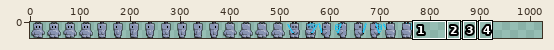
A sprite sheet gets an edit: static/graphics/newrobo.png. The first picture is a wide view before the edit; the outline marks the close-up.
Close-up. As it was:
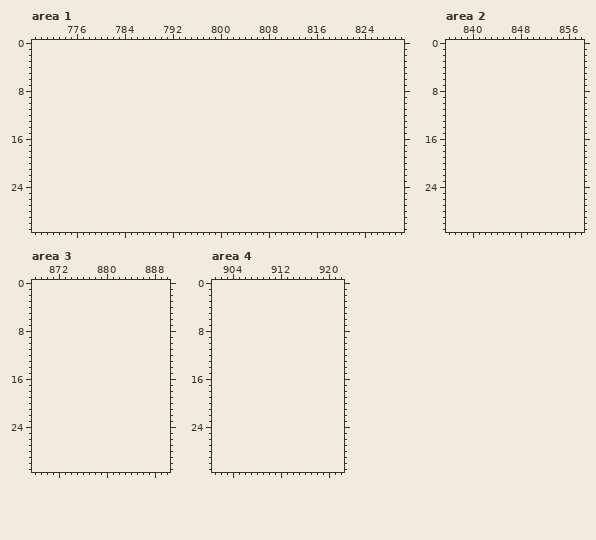
The file is 768x32 pixels. Colours within 5 levels of each other are drawn and written as one. Shown: area 1: x 769..830, y 0..31; area 2: x 836..858, y 0..31; area 3: x 868..890, y 0..31; area 4: x 901..922, y 0..31. The old version is drawn lined up with the new one, on the new canvas. The commit also changed other parts of the picture, which this record leaves out.
Palette (. is transparent): 
The result:
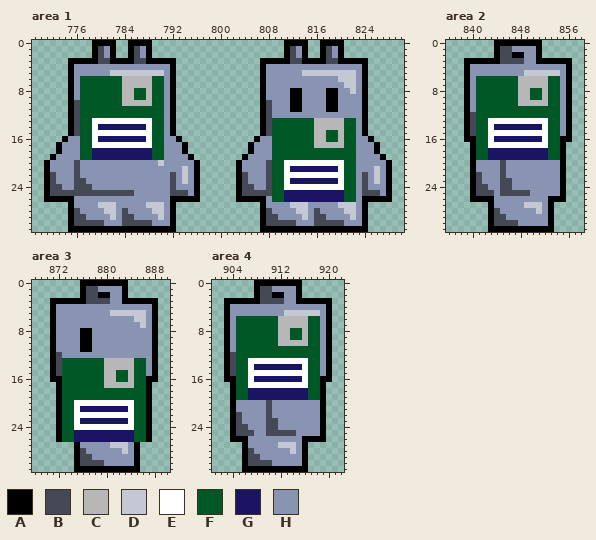
Colours new in this view: A #000000  B #454955  C #b7b7b7  D #c4c8d4  E #ffffff  F #005826  G #1b1464  H #8993b2
The exact change:
canvas 768x32 -> 1024x32
Changed rows in their new state; - is an unchanged pixel.
Area 1:
first column x 771:
 0 --------AAAA--AAAA----------------------AAAA--AAAA--------
 1 --------ABHA--ABHA----------------------ABHA--ABHA--------
 2 --------ABHA--ABHA----------------------ABHA--ABHA--------
 3 ----AAAAABBAAAABBAAAAA--------------AAAAABBAAAABBAAAAA----
 4 ----AHHHHHHHHHHHHHHHHA--------------AHHHHHHHHHHHHHHHHA----
 5 ----AHHHHHHDDDDDDDDDHA--------------AHHHHHHDDDDDDDDDHA----
 6 ----AHFFFFFFFCCCCCFFHA--------------AHHHHHHHHHHHHDDDHA----
 7 ----AHFFFFFFFCCCCCFFHA--------------AHHHHHHHHHHHHHDDHA----
 8 ----AHFFFFFFFCCFFCFFHA--------------AHHHHAAHHHHAAHHDHA----
 9 ----AHFFFFFFFCCFFCFFHA--------------AHHHHAAHHHHAAHHHHA----
10 ----ABFFFFFFFCCCCCFFHA--------------ABHHHAAHHHHAAHHHHA----
11 ----ABFFFFFFFFFFFFFFHA--------------ABHHHAAHHHHAAHHHHA----
12 ----ABFFFFFFFFFFFFFFHA--------------ABHHHHHHHHHHHHHHHA----
13 ----ABFFEEEEEEEEEEFFHA--------------ABFFFFFFFCCCCCFFHA----
14 ----ABFFEGGGGGGGGEFFHA--------------ABFFFFFFFCCCCCFFHA----
15 ----ABFFEEEEEEEEEEFFHA--------------ABFFFFFFFCCFFCFFHA----
16 ---AHHFFEGGGGGGGGEFFHHA------------AHHFFFFFFFCCFFCFFHHA---
17 --AHHHFFEEEEEEEEEEFFHHHA----------AHHHFFFFFFFCCCCCFFHHHA--
18 --AHHHFFGGGGGGGGGGFFHHHA----------AHHHFFFFFFFFFFFFFFHHHA--
19 -AHHHHFFGGGGGGGGGGFFHHHHA--------AHHHHFFFFFFFFFFFFFFHHHHA-
20 AHHHHBHHHHHHHHHHHHHDHHHHHA------AHHHHBFFEEEEEEEEEEFFHHHHHA
21 AHHHHBHHHHHHHHHHHHHHHHHDHA------AHHHHBFFEGGGGGGGGEFFHHHDHA
22 ABHHHBHHHHHHHHHHHHHHHBHDHA------ABHHHBFFEEEEEEEEEEFFHBHDHA
23 ABHHHBBHHHHHHHHHHHHHHBHDHA------ABHHHBFFEGGGGGGGGEFFHBHDHA
24 ABBHHBBBHHHHHHHHHHHHHBHHHA------ABBHHBFFEEEEEEEEEEFFHBHHHA
25 ABBBBBBBBBBBBBBHHHHHHBBBHA------ABBBBBFFGGGGGGGGGGFFHBBBHA
26 AAAAAHHHHHHHHHHHHHHHHAAAAA------AAAAAHFFGGGGGGGGGGFFHAAAAA
27 ----AHHHHDDDHHHHHDDDHA--------------AHHHHDDDHHHHHDDDHA----
28 ----ABHHHHDDHBHHHHDDHA--------------ABHHHHDDHBHHHHDDHA----
29 ----ABBHHHHDHBBHHHHDHA--------------ABBHHHHDHBBHHHHDHA----
30 ----ABBBBBHHHBBBBBHHHA--------------ABBBBBHHHBBBBBHHHA----
31 ----AAAAAAAAAAAAAAAAAA--------------AAAAAAAAAAAAAAAAAA----
Area 2:
first column x 839:
 0 -----AAAAAAAA-----
 1 -----ABBHHHHA-----
 2 -----ABBAAHHA-----
 3 AAAAAABBBBHHAAAAAA
 4 AHHHHHHHHHHHHHHHHA
 5 AHHHHHHHHHDDDDDDHA
 6 AHFFFFFFFCCCCCFFHA
 7 AHFFFFFFFCCCCCFFHA
 8 AHFFFFFFFCCFFCFFHA
 9 AHFFFFFFFCCFFCFFHA
10 AHFFFFFFFCCCCCFFHA
11 AHFFFFFFFFFFFFFFHA
12 ABFFFFFFFFFFFFFFHA
13 ABFFEEEEEEEEEEFFHA
14 ABFFEGGGGGGGGEFFHA
15 ABFFEEEEEEEEEEFFHA
16 AAFFEGGGGGGGGEFFAA
17 -AFFEEEEEEEEEEFFA-
18 -AFFGGGGGGGGGGFFA-
19 -AFFGGGGGGGGGGFFA-
20 -AHHHHBHHHHHHHHHA-
21 -AHHHHBHHHHHHHHHA-
22 -ABHHHBHHHHHHHHHA-
23 -ABHHHBBHHHHHHHHA-
24 -ABBHHBBHHHHHHHHA-
25 -ABBBHBBBBBHHHHHA-
26 -AAAAHHHHHHHHHAAA-
27 ----AHHHHHDDDHA---
28 ----ABHHHHHHDHA---
29 ----ABBHHHHHHHA---
30 ----ABBBBHHHHHA---
31 ----AAAAAAAAAAA---
Area 3:
first column x 871:
 0 -----AAAAAAAA-----
 1 -----ABBHHHHA-----
 2 -----ABBAAHHA-----
 3 AAAAAABBBBHHAAAAAA
 4 AHHHHHHHHHHHHHHHHA
 5 AHHHHHHHHHDDDDDDHA
 6 AHHHHHHHHHHHHHDDHA
 7 AHHHHHHHHHHHHHHDHA
 8 AHHHHAAHHHHHHHHHHA
 9 AHHHHAAHHHHHHHHHHA
10 AHHHHAAHHHHHHHHHHA
11 AHHHHAAHHHHHHHHHHA
12 ABHHHHHHHHHHHHHHHA
13 ABFFFFFFFCCCCCFFHA
14 ABFFFFFFFCCCCCFFHA
15 ABFFFFFFFCCFFCFFHA
16 AAFFFFFFFCCFFCFFAA
17 -AFFFFFFFCCCCCFFA-
18 -AFFFFFFFFFFFFFFA-
19 -AFFFFFFFFFFFFFFA-
20 -AFFEEEEEEEEEEFFA-
21 -AFFEGGGGGGGGEFFA-
22 -AFFEEEEEEEEEEFFA-
23 -AFFEGGGGGGGGEFFA-
24 -AFFEEEEEEEEEEFFA-
25 -AFFGGGGGGGGGGFFA-
26 -AFFGGGGGGGGGGFFA-
27 ----AHHHHHDDDHA---
28 ----ABHHHHHHDHA---
29 ----ABBHHHHHHHA---
30 ----ABBBBHHHHHA---
31 ----AAAAAAAAAAA---
Area 4:
first column x 903:
 0 -----AAAAAAAA-----
 1 -----ABBHHHHA-----
 2 -----ABBAAHHA-----
 3 AAAAAABBBBHHAAAAAA
 4 AHHHHHHHHHHHHHHHHA
 5 AHHHHHHHHHDDDDDDHA
 6 AHFFFFFFFCCCCCFFHA
 7 AHFFFFFFFCCCCCFFHA
 8 AHFFFFFFFCCFFCFFHA
 9 AHFFFFFFFCCFFCFFHA
10 AHFFFFFFFCCCCCFFHA
11 AHFFFFFFFFFFFFFFHA
12 ABFFFFFFFFFFFFFFHA
13 ABFFEEEEEEEEEEFFHA
14 ABFFEGGGGGGGGEFFHA
15 ABFFEEEEEEEEEEFFHA
16 AAFFEGGGGGGGGEFFAA
17 -AFFEEEEEEEEEEFFA-
18 -AFFGGGGGGGGGGFFA-
19 -AFFGGGGGGGGGGFFA-
20 -AHHHHHBHHHHHHHHA-
21 -AHHHHHBHHHHHHHHA-
22 -ABHHHHBHHHHHHHHA-
23 -ABHHHHBBHHHHHHHA-
24 -ABBHHHBBHHHHHHHA-
25 -ABBBHHBBBBBHHHHA-
26 -AAAHHHHHHHHHAAAA-
27 ---AHHHHHDDDHA----
28 ---ABHHHHHHDHA----
29 ---ABBHHHHHHHA----
30 ---ABBBBHHHHHA----
31 ---AAAAAAAAAAA----
Changed places in both close-ups, as pixel boxes (x1, y1, x2, y2):
added: (44, 40, 200, 232)
added: (236, 40, 392, 232)
added: (464, 40, 572, 232)
added: (50, 280, 158, 472)
added: (224, 280, 332, 472)
